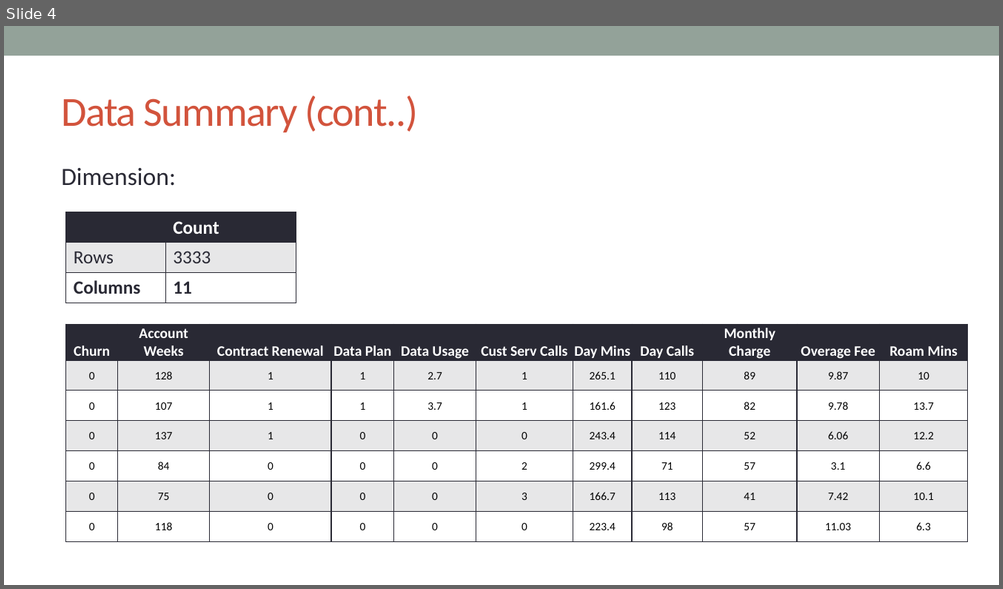
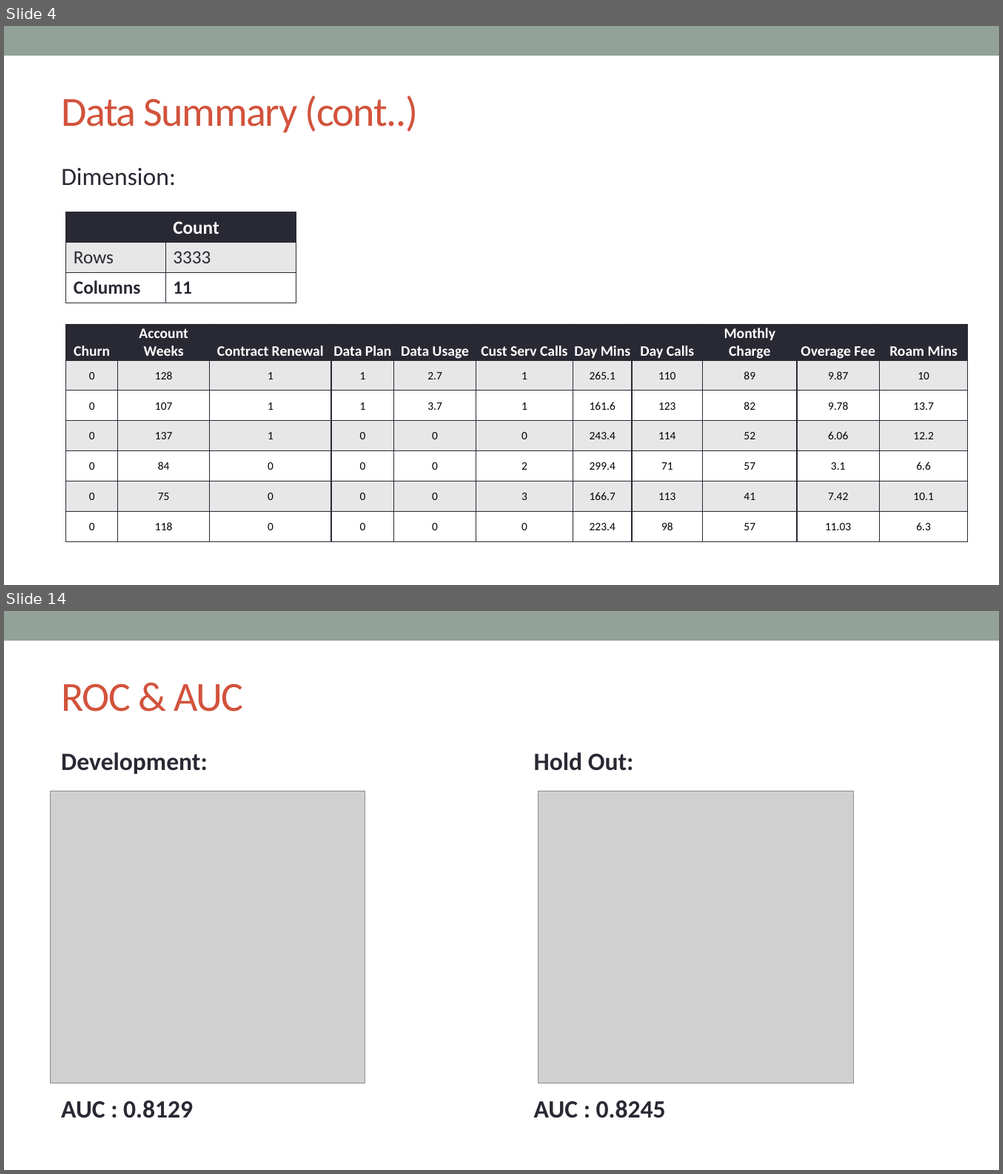
Before and after one commit to VickyVykciV/rProgramming, a slide deck: presentations/Churn_Analysis.pptx. Shown one above the other, each under a label of ours: slide 4 before the commit, slides 4 and 14 after it; the slides between them are not shown. The pictures are 1003x589 and 1003x1174 pixels, drawn with LibreOffice and Linux fonts; fonts in the diff are those of the drawing; grey boxes stand for pictures. Boxes give left, top, right and bottom in pixels: in the first picture for what was removed or moved away, otherwise in the second. Text is boxed around its words. In the diff, an @@ line names an element or a change of style, - is before the commit and + after.

```diff
--- a/presentations/Churn_Analysis.pptx
+++ b/presentations/Churn_Analysis.pptx
@@ slide 14 added at (4, 611, 999, 1170), background #FFFFFF; not listed: 1 template element that a slide beside it also shows @@
@@ title added at (61, 684, 243, 712), 40 pt, text #D2533C @@
+ROC & AUC
@@ text added at (61, 752, 208, 1119), 24 pt, text #292934, bold @@
+Development:
+AUC : 0.8129
@@ text added at (534, 752, 666, 1119), 24 pt, text #292934, bold @@
+Hold Out:
+AUC : 0.8245
@@ picture added at (51, 792, 365, 1084) @@
@@ picture added at (538, 792, 854, 1084) @@
```
Also in this commit, not shown: 5 slides changed, 7 other slides added, 6 slides removed, 2 other files.
